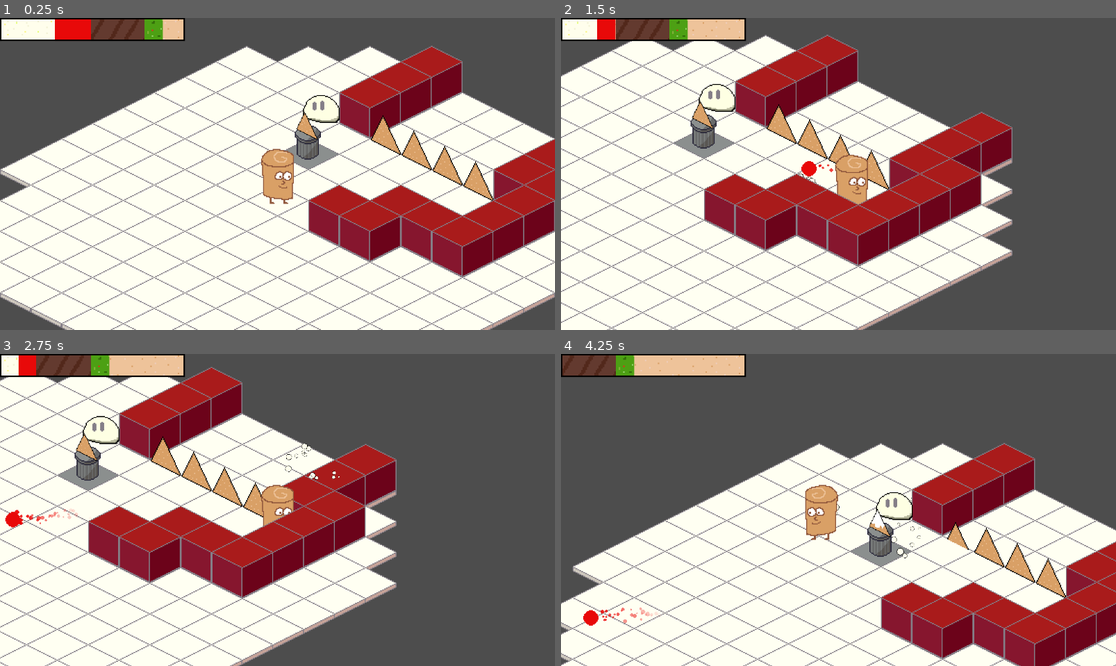
Above: before the commit, frames 1-4 (two rows, left to right).
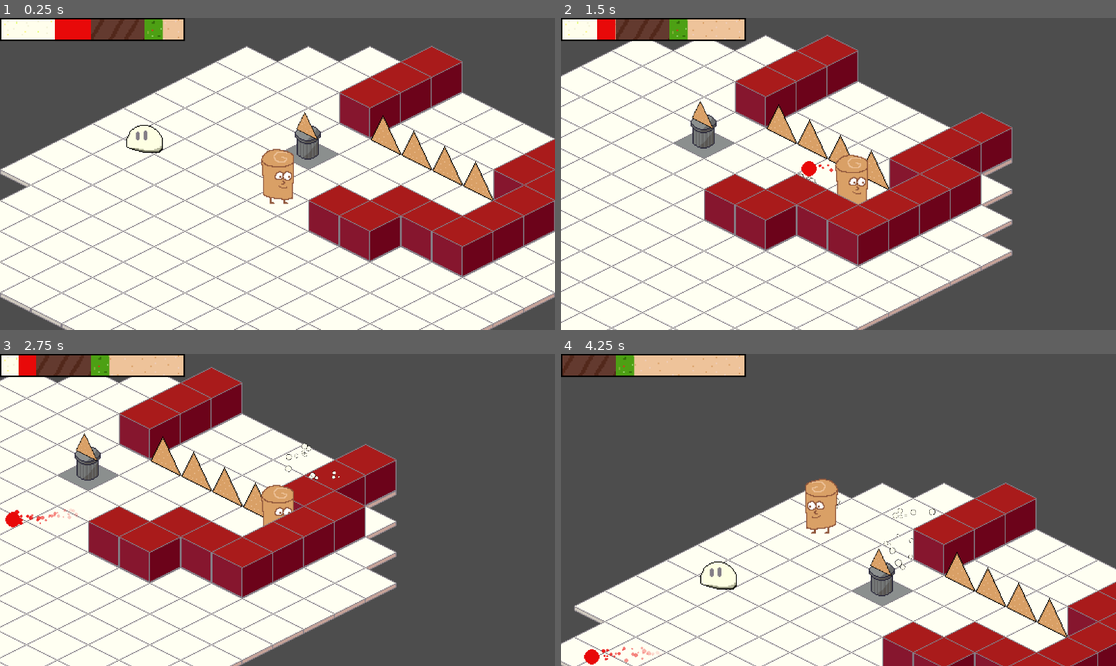
Above: after the commit, the same moments.

Repository: JordanLevy/LudumDare54
Game: Godot game, scene res://Scenes/Game.tscn
Same seed, same stepped clock (60 frames per second), same inputs: the game is played once before the commit and once after it.
Inputs (mouse positions are in pixels of both pictures, inside the frame that each line leads up to):
- Up to frame 1 (0.25 s): no input
- Up to frame 2 (1.5 s): move the mouse to (960, 158) at 0.52 s; hold Right (ui_right) 0.53-1.28 s; click (960, 158) at 0.6 s; move the mouse to (727, 189) at 1.27 s; hold Down (ui_down) from 1.28 s (still down); right-click (727, 189) at 1.35 s
- Up to frame 3 (2.75 s): move the mouse to (333, 441) at 2.02 s; release Down (ui_down) at 2.03 s; hold Right (ui_right) from 2.03 s (still down); click (333, 441) at 2.1 s
- Up to frame 4 (4.25 s): move the mouse to (810, 572) at 2.77 s; release Right (ui_right) at 2.78 s; hold Up (ui_up) 2.78-3.53 s; right-click (810, 572) at 2.85 s; move the mouse to (1005, 556) at 3.52 s; hold Left (ui_left) from 3.53 s (still down); click (1005, 556) at 3.6 s

The runs differ from the first frame. In frame 1, 0.4% of the frame differs, in the area x 22-62%, y 24-44%; in frame 2, 0.2%; in frame 3, 0.2%; in frame 4, 35%, in the area x 0-100%, y 28-100%.

Commit message:
More pedestal collider changes

Diff:
--- a/Scenes/Game.tscn
+++ b/Scenes/Game.tscn
@@ -134,7 +134,7 @@
 script = ExtResource("14_nvj6l")
 
 [node name="CreamMonster" parent="." instance=ExtResource("15_q6cby")]
-position = Vector2(44.72, -85.075)
+position = Vector2(-139, -54)
 collision_layer = 1
 
 [node name="Player" parent="." instance=ExtResource("16_soubw")]
--- a/Scenes/NachoSwitch.tscn
+++ b/Scenes/NachoSwitch.tscn
@@ -72,25 +72,25 @@
 radius = 7.0
 
 [sub_resource type="CapsuleShape2D" id="CapsuleShape2D_m05wb"]
-radius = 4.0
-height = 42.0
+radius = 5.0
+height = 32.0
 
 [node name="NachoSwitch" type="CharacterBody2D"]
+script = ExtResource("1_2e8uf")
+
+[node name="Pedestal" type="AnimatedSprite2D" parent="."]
+position = Vector2(1, -16)
+sprite_frames = SubResource("SpriteFrames_ho7fq")
+animation = &"activate"
+
+[node name="Nacho" type="AnimatedSprite2D" parent="."]
+position = Vector2(10, -38)
+scale = Vector2(0.7, 0.7)
+sprite_frames = SubResource("SpriteFrames_wmfeg")
 
 [node name="Area2D" type="Area2D" parent="."]
 collision_layer = 2
 collision_mask = 2
-script = ExtResource("1_2e8uf")
-
-[node name="Pedestal" type="AnimatedSprite2D" parent="Area2D"]
-position = Vector2(1, -16)
-sprite_frames = SubResource("SpriteFrames_ho7fq")
-animation = &"activate"
-
-[node name="Nacho" type="AnimatedSprite2D" parent="Area2D"]
-position = Vector2(10, -38)
-scale = Vector2(0.7, 0.7)
-sprite_frames = SubResource("SpriteFrames_wmfeg")
 
 [node name="CollisionShape2D" type="CollisionShape2D" parent="Area2D"]
 position = Vector2(-2, -27)
@@ -101,4 +101,4 @@
 rotation = 1.5708
 shape = SubResource("CapsuleShape2D_m05wb")
 
-[connection signal="body_entered" from="Area2D" to="Area2D" method="_on_body_entered"]
+[connection signal="body_entered" from="Area2D" to="." method="_on_area_2d_body_entered"]
--- a/Scripts/NachoSwitch.gd
+++ b/Scripts/NachoSwitch.gd
@@ -1,4 +1,4 @@
-extends Area2D
+extends CharacterBody2D
 
 class_name NachoSwitch
 
@@ -21,8 +21,7 @@
 	print("emit", GlobalManager.nacho_count)
 	GlobalManager.nacho_activated.emit()
 
-
-func _on_body_entered(body):
+func _on_area_2d_body_entered(body):
 	print(body.position)
 	if body is Projectile:
 		change_topping(body.ingredient_type)
